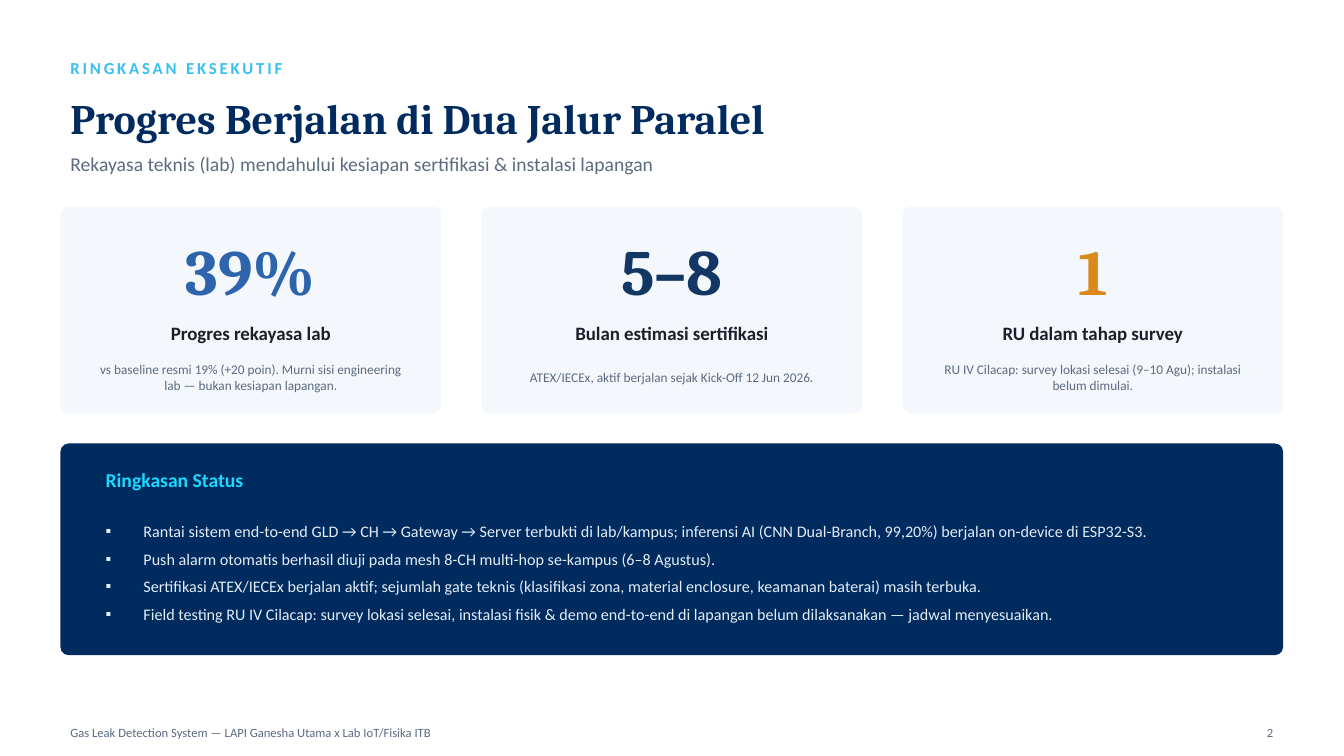
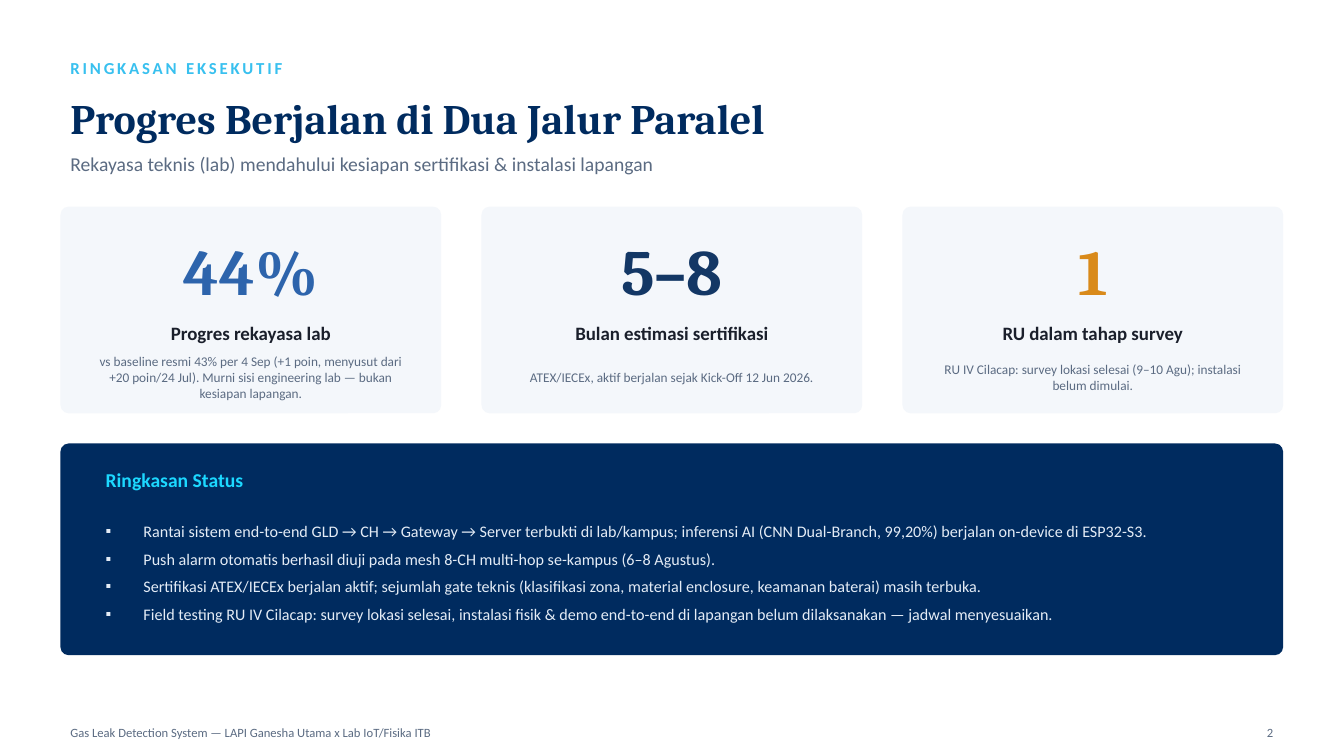
Before and after one commit to RavellerH/GLD-V2-Report-2026, a slide deck: slide 2 of Deliverables/Presentasi_Progres_GLD_Sertifikasi_FieldTesting_Sep2026.pptx. Drawn at 1344x756 pixels with LibreOffice and Linux fonts; fonts in the diff are those of the drawing. Boxes give left, top, right and bottom in pixels: in the first picture for what was removed or moved away, otherwise in the second. Text is boxed around its words. In the diff, an @@ line names an element or a change of style, - is before the commit and + after.

```diff
--- a/Deliverables/Presentasi_Progres_GLD_Sertifikasi_FieldTesting_Sep2026.pptx
+++ b/Deliverables/Presentasi_Progres_GLD_Sertifikasi_FieldTesting_Sep2026.pptx
@@ text at (184,251,318,297): text changed @@
-39%
+44%
@@ text at (100,356,402,400): text changed @@
-vs baseline resmi 19% (+20 poin). Murni sisi engineering lab — bukan kesiapan lapangan.
+vs baseline resmi 43% per 4 Sep (+1 poin, menyusut dari +20 poin/24 Jul). Murni sisi engineering lab — bukan kesiapan lapangan.
```
Also in this commit, not shown: 3 other slides changed, 30 other files.
